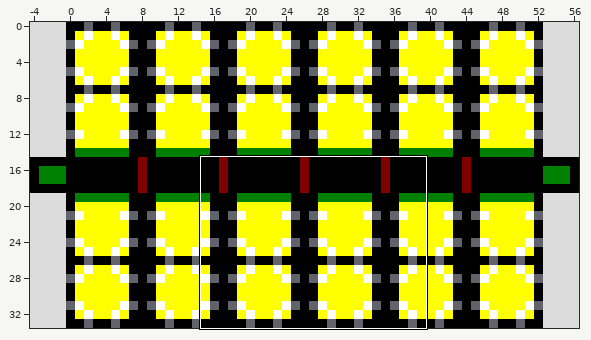
One commit to this Tiled map: tiled_map/threadville.map.tmx. The picture above shows the old version from afar; the outline marks the close-up.
Close-up. The starting point:
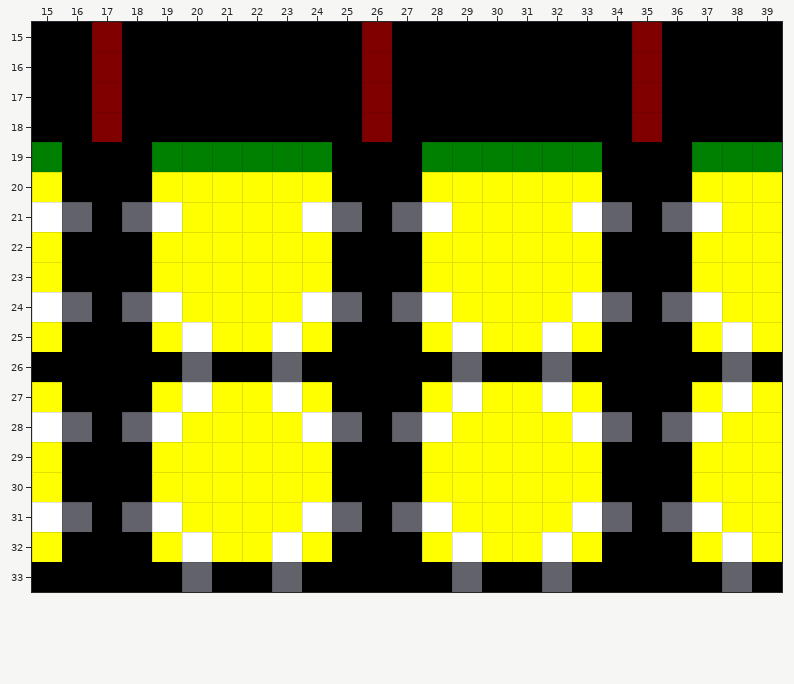
Cells are 20x20 px. Shown: x 15..39, y 15..33. The commit also changed other parts of the map, which this record leaves out. The old version is drawn lined up with the new one.
After the commit:
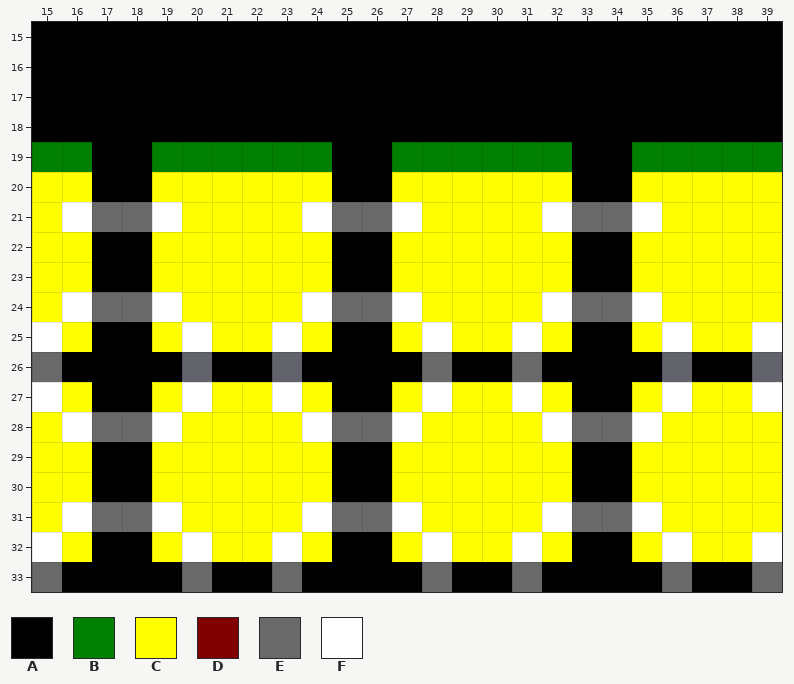
Key: from "tile_threadville": A 0, B 1, C 2, D 3, E 5, F 6.
_ is an empty cell.
From old to new:
map size 61x34 -> 52x34 cells (old content now starts at -4,0; both pictures use the new coordinates)
Layer "routes":
y 15..18: x 17 D -> A; x 26 D -> A; x 35 D -> A
y 19: x 16 A -> B; x 27 A -> B; x 33 B -> A; x 35..36 AA -> BB
y 20: x 16 A -> C; x 27 A -> C; x 33 C -> A; x 35..36 AA -> CC
y 21: x 15..17 F_A -> CFE; x 26..28 A_F -> EFC; x 32..33 CF -> FE; x 35..37 A_F -> FCC
y 22..23: x 16 A -> C; x 27 A -> C; x 33 C -> A; x 35..36 AA -> CC
y 24: x 15..17 F_A -> CFE; x 26..28 A_F -> EFC; x 32..33 CF -> FE; x 35..37 A_F -> FCC
y 25: x 15..16 CA -> FC; x 27..29 ACF -> CFC; x 31..33 CFC -> FCA; x 35..36 AA -> CF; x 38..39 FC -> CF
y 26: x 15 A -> E; x 28..29 A_ -> EA; x 31..32 A_ -> EA; x 36 A -> _; x 38..39 _A -> A_
y 27: x 15..16 CA -> FC; x 27..29 ACF -> CFC; x 31..33 CFC -> FCA; x 35..36 AA -> CF; x 38..39 FC -> CF
y 28: x 15..17 F_A -> CFE; x 26..28 A_F -> EFC; x 32..33 CF -> FE; x 35..37 A_F -> FCC
y 29..30: x 16 A -> C; x 27 A -> C; x 33 C -> A; x 35..36 AA -> CC
y 31: x 15..17 F_A -> CFE; x 26..28 A_F -> EFC; x 32..33 CF -> FE; x 35..37 A_F -> FCC
y 32: x 15..16 CA -> FC; x 27..29 ACF -> CFC; x 31..33 CFC -> FCA; x 35..36 AA -> CF; x 38..39 FC -> CF
y 33: x 15 A -> E; x 28..29 A_ -> EA; x 31..32 A_ -> EA; x 36 A -> E; x 38..39 _A -> AE
Pixel boxes of the changes (left, top, right, bottom) in both close-ups:
changed: (32, 22, 122, 592)
changed: (362, 22, 482, 592)
changed: (632, 22, 782, 592)
changed: (512, 142, 602, 592)
